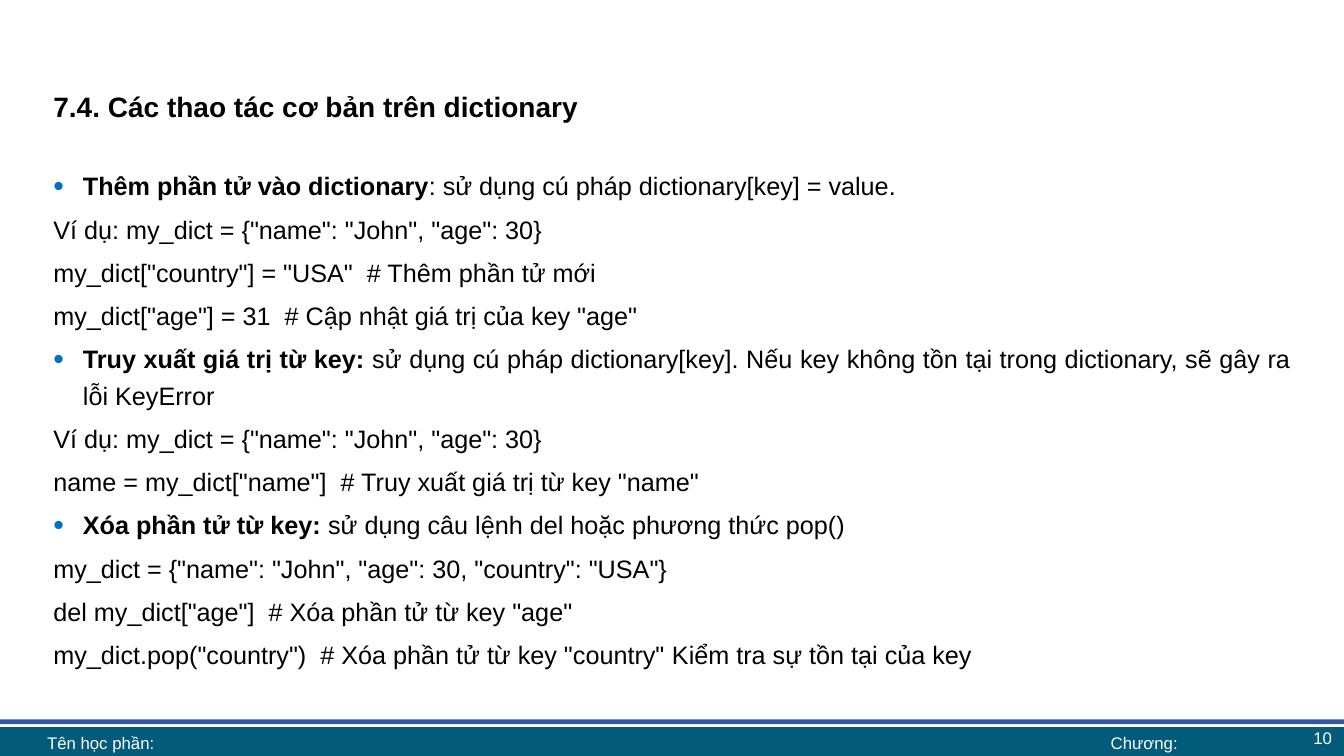
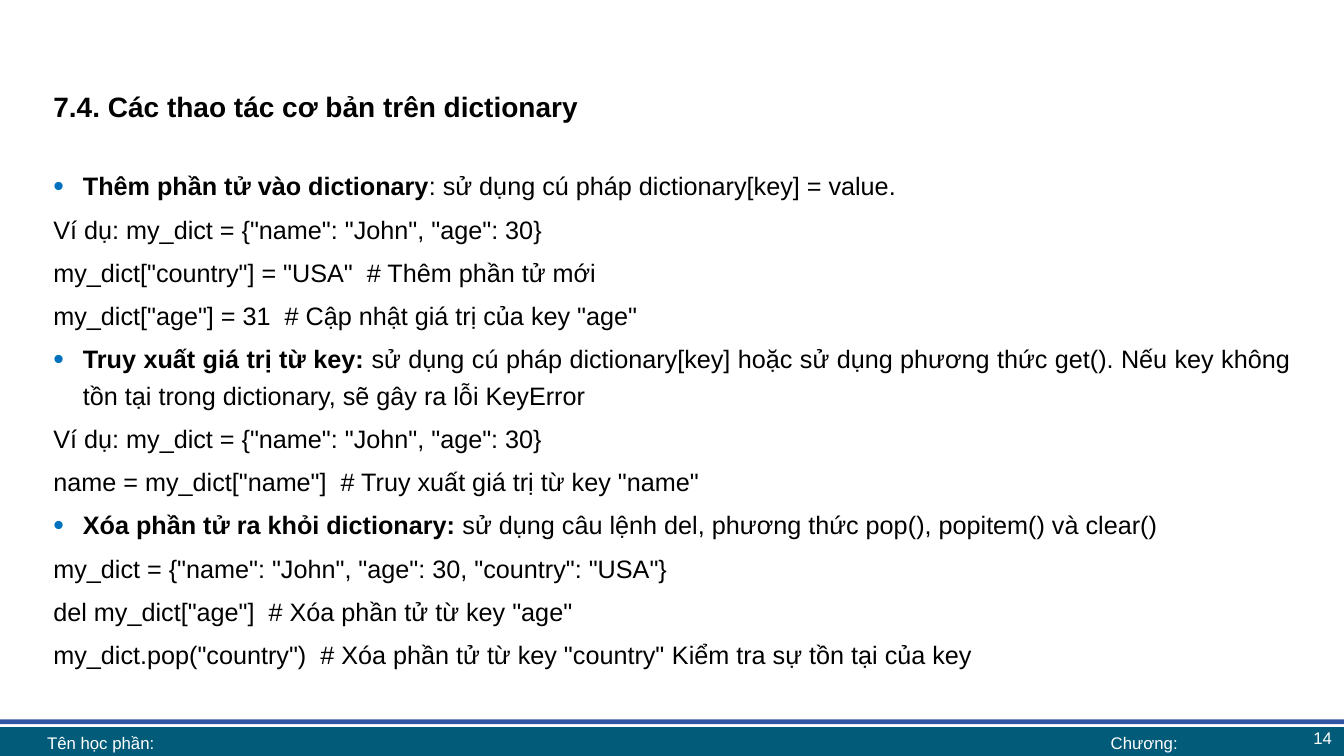
Before and after one commit to lhaaaaa/17A2-Ca-sang, a slide deck: slide 14 of Lab 6 + 7/Lab 7 bài giảng.pptx (slide 10 before the commit). Drawn at 1344x756 pixels with LibreOffice and Linux fonts; fonts in the diff are those of the drawing; background and template pictures are left out. Boxes give left, top, right and bottom in pixels: in the first picture for what was removed or moved away, otherwise in the second. Text is boxed around its words. In the diff, an @@ line names an element or a change of style, - is before the commit and + after.

```diff
--- a/Lab 6 + 7/Lab 7 bài giảng.pptx
+++ b/Lab 6 + 7/Lab 7 bài giảng.pptx
@@ text at (83,348,1290,410): text changed @@
-• Truy xuất giá trị từ key: sử dụng cú pháp dictionary[key]. Nếu key không tồn tại trong dictionary, sẽ gây ra lỗi KeyError
+• Truy xuất giá trị từ key: sử dụng cú pháp dictionary[key] hoặc sử dụng phương thức get(). Nếu key không tồn tại trong dictionary, sẽ gây ra lỗi KeyError
@@ text at (83,514,1157,540): text changed @@
-• Xóa phần tử từ key: sử dụng câu lệnh del hoặc phương thức pop()
+• Xóa phần tử ra khỏi dictionary: sử dụng câu lệnh del, phương thức pop(), popitem() và clear()
@@ page number at (1313,732,1332,744): text changed @@
-10
+14
```
Also in this commit, not shown: 7 other slides changed, 7 slides added, 1 other file.
